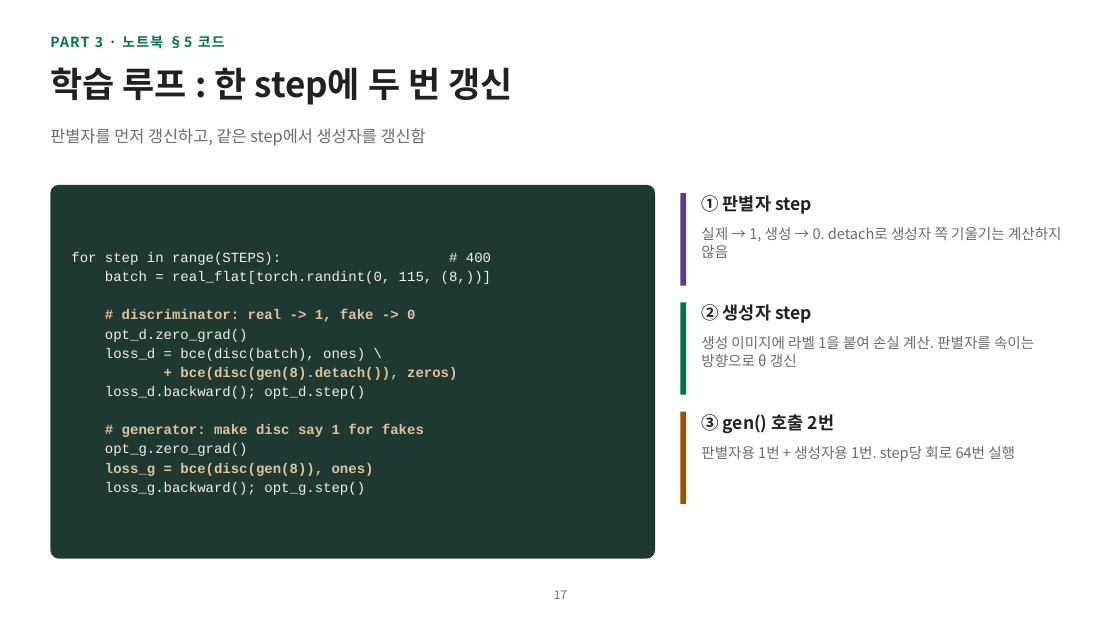
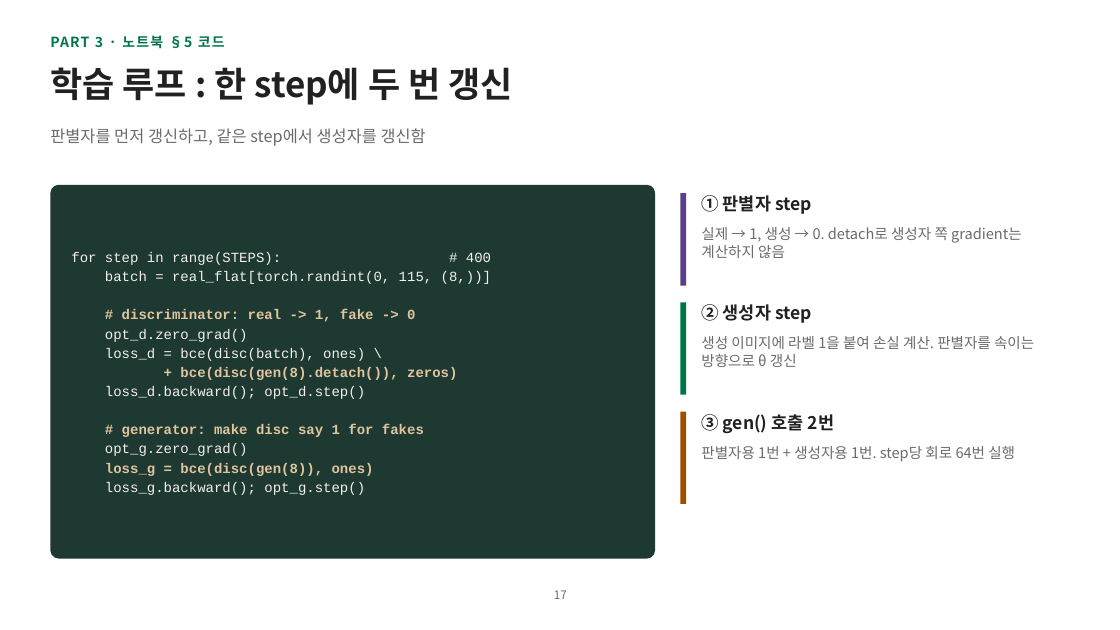
Before and after one commit to hyunhp/skin_disease_qml, a slide deck: slide 17 of practice/day2_slides/day2_practice_slides.pptx. Drawn at 1120x630 pixels with LibreOffice and Linux fonts; fonts in the diff are those of the drawing. Boxes give left, top, right and bottom in pixels: in the first picture for what was removed or moved away, otherwise in the second. Text is boxed around its words. In the diff, an @@ line names an element or a change of style, - is before the commit and + after.

```diff
--- a/practice/day2_slides/day2_practice_slides.pptx
+++ b/practice/day2_slides/day2_practice_slides.pptx
@@ text at bbox=[701, 227, 1022, 258]: text changed @@
-실제 → 1, 생성 → 0. detach로 생성자 쪽 기울기는 계산하지 않음
+실제 → 1, 생성 → 0. detach로 생성자 쪽 gradient는 계산하지 않음
```
Also in this commit, not shown: 11 other slides changed, 13 other files.
